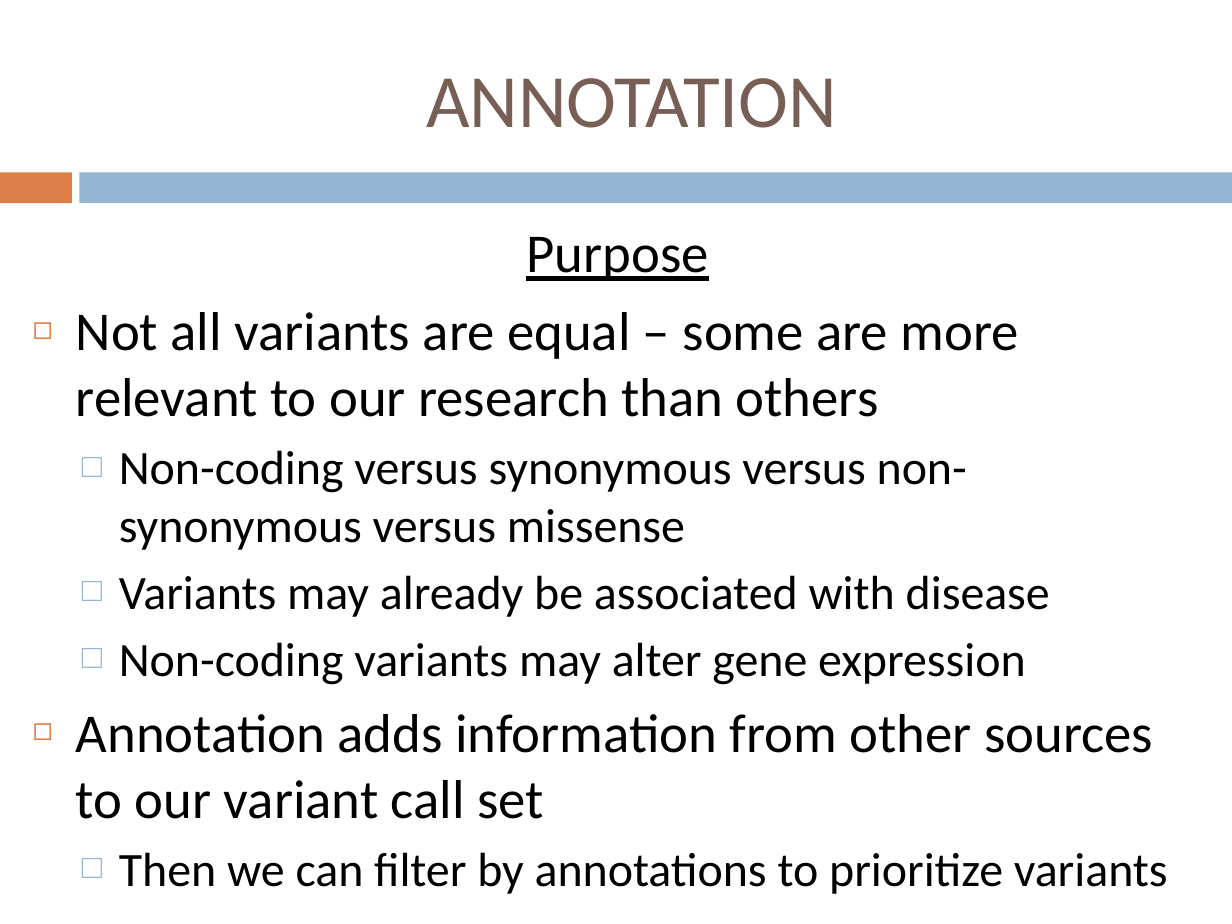
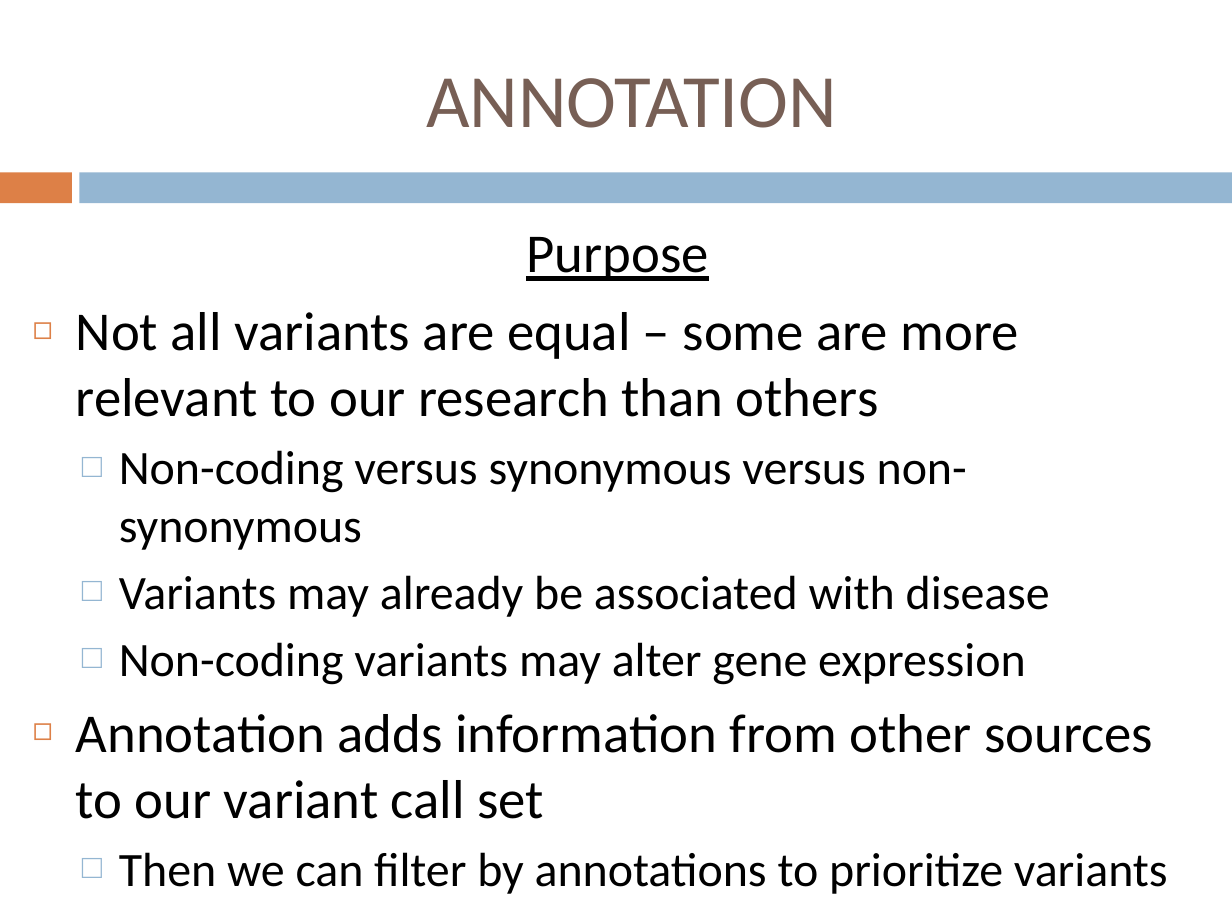
Before and after one commit to jdidion/OpenBioinformaticsWorkshops, a slide deck: slide 2 of development/AdvancedDNASeq/slides/Part6_Annotation.pptx. Drawn at 1232x924 pixels with LibreOffice and Linux fonts; fonts in the diff are those of the drawing. Boxes give left, top, right and bottom in pixels: in the first picture for what was removed or moved away, otherwise in the second. Text is boxed around its words. In the diff, an @@ line names an element or a change of style, - is before the commit and + after.

```diff
--- a/development/AdvancedDNASeq/slides/Part6_Annotation.pptx
+++ b/development/AdvancedDNASeq/slides/Part6_Annotation.pptx
@@ text at (119, 450, 967, 550): text changed @@
-  □ Non-coding versus synonymous versus non-synonymous versus missense
+  □ Non-coding versus synonymous versus non-synonymous
```
Also in this commit, not shown: 4 other slides changed, 23 slides added, 5 other files.
